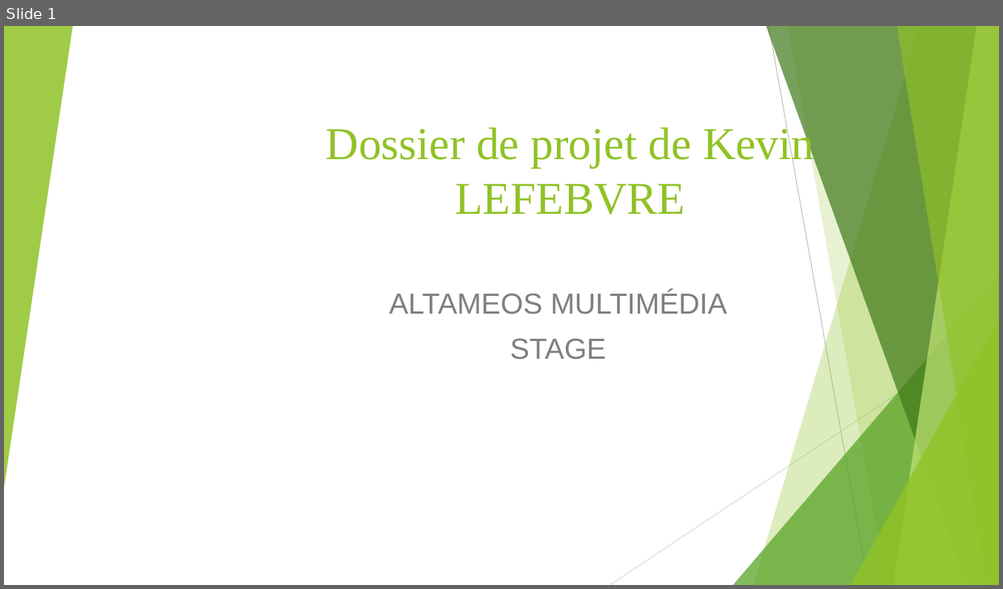
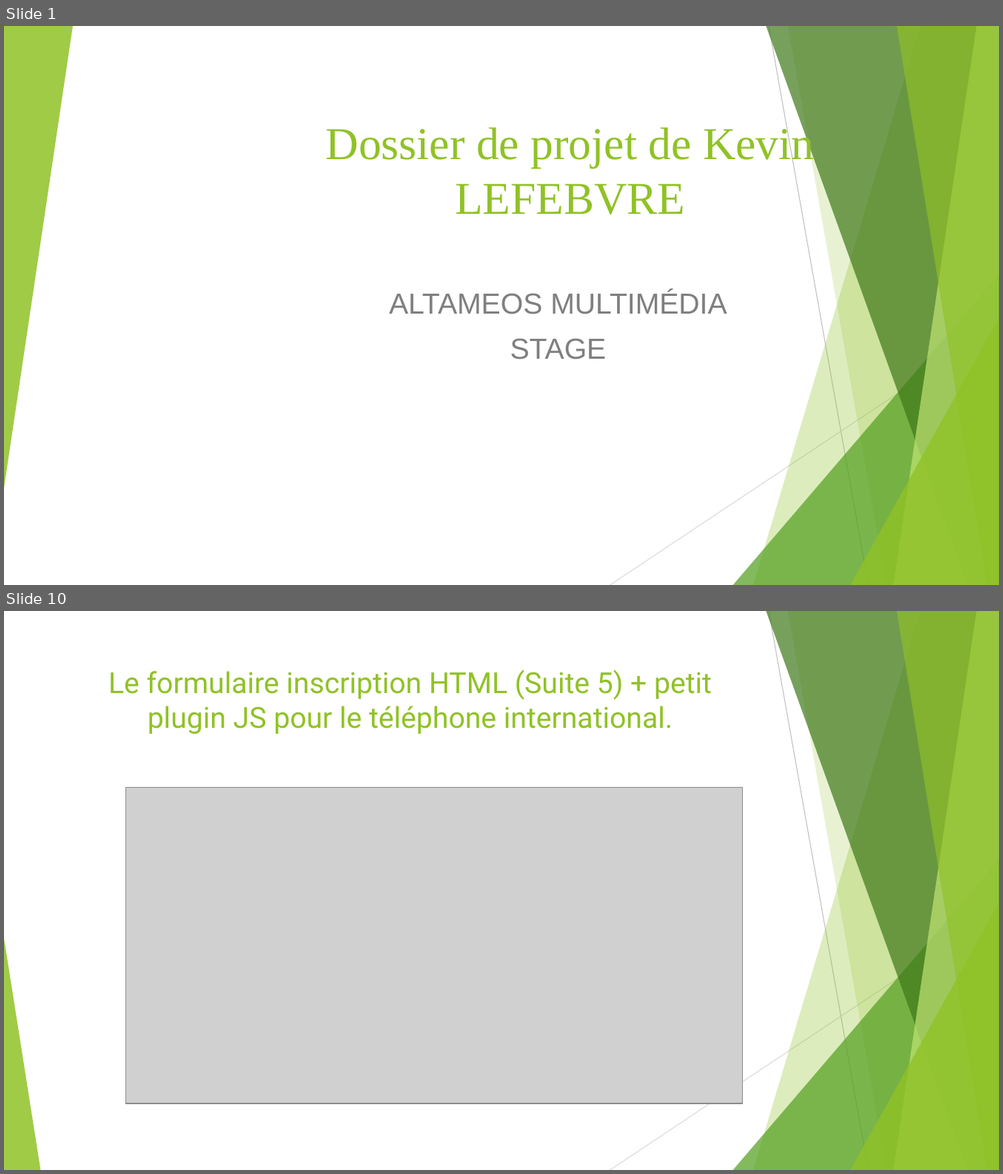
Before and after one commit to Kevin200122/DWWM, a slide deck: DossierProjetStage/DossierProjetBonus.odp. Shown one above the other, each under a label of ours: slide 1 before the commit, slides 1 and 10 after it; the slides between them are not shown. The pictures are 1003x589 and 1003x1174 pixels, drawn with LibreOffice and Linux fonts; fonts in the diff are those of the drawing; grey boxes stand for pictures. Boxes give left, top, right and bottom in pixels: in the first picture for what was removed or moved away, otherwise in the second. Text is boxed around its words. In the diff, an @@ line names an element or a change of style, - is before the commit and + after.

```diff
--- a/DossierProjetStage/DossierProjetBonus.odp
+++ b/DossierProjetStage/DossierProjetBonus.odp
@@ slide 10 added at bbox=[4, 611, 999, 1170], background #FFFFFF; not listed: 9 template elements that a slide beside it also shows @@
@@ title added at bbox=[108, 669, 711, 734], 28 pt, text #90C226 @@
+Le formulaire inscription HTML (Suite 5) + petit plugin JS pour le téléphone international.
@@ picture added at bbox=[126, 787, 743, 1103] @@
@@ freeform shape added at bbox=[4, 939, 40, 1170], fill #90C226 at 85% opacity @@
```
Also in this commit, not shown: 10 slides changed, 19 other slides added, 6 slides removed, 2 other files.
